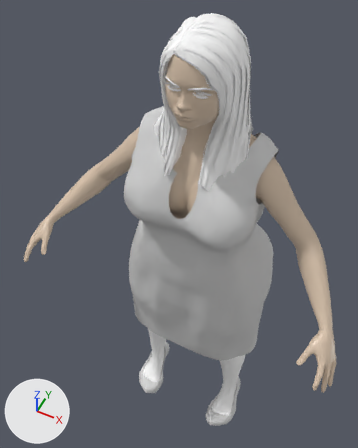
What one commit did to the FBX model Assets/Models/Humans/Nora/Nora.fbx.
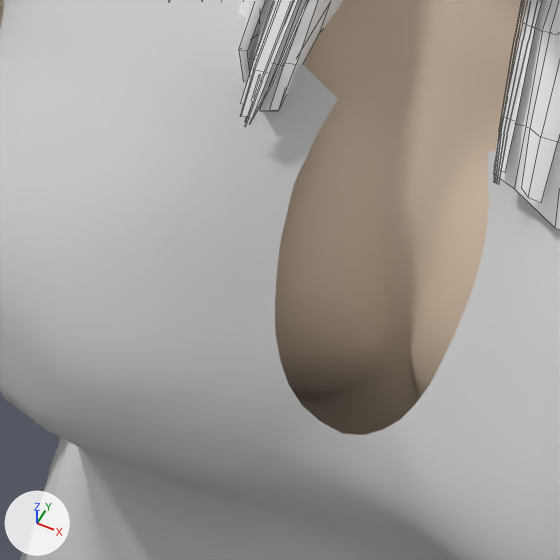
There are two pictures of each version: one whole from a 50 mm camera at (1.03, -2.34, 5.87) aimed at (-0.26, 0.25, 2.64), one close up on the part from 37% to 58% of the width and 36% to 53% of the height. Every picture has the same lights, and +X, +Y and +Z are marked at lower left. The older version's two pictures come first. The close-ups show mesh edges as thin lines.

The scene before the commit, as lines of its bpy script (objects in view):
```python
me_nora_dress_shiftmesh_007 = bpy.data.meshes.new('Nora.Dress_ShiftMesh.007')
me_nora_dress_shiftmesh_007.from_pydata(...)  # 6841 vertices, 6695 faces; spans x -0.65..0.66, y -0.37..0.6, z 1.56..3.84
me_nora_dress_shiftmesh_007.materials.append(mat_nora_dress_shift)  # light grey #d1d1d1
me_nora_female_genericmesh_001 = bpy.data.meshes.new('Nora.female_genericMesh.001')
me_nora_female_genericmesh_001.from_pydata(...)  # 13868 vertices, 13866 faces; spans x -1.33..1.33, y -0.67..0.51, z 0.04..4.57
# faces by material slot: [12636, 78, 380, 92, 80, 600]
me_nora_female_genericmesh_001.materials.append(mat_nora_body_006)  # beige #ddc7af
me_nora_female_genericmesh_001.materials.append(mat_nora_nipple_006)  # beige #ddc7af
me_nora_female_genericmesh_001.materials.append(mat_nora_lips_006)  # beige #ddc7af
me_nora_female_genericmesh_001.materials.append(mat_nora_fingernails_006)  # beige #ddc7af
me_nora_female_genericmesh_001.materials.append(mat_nora_toenails_006)  # beige #ddc7af
me_nora_female_genericmesh_001.materials.append(mat_nora_ears_006)  # beige #ddc7af
me_nora_fhair01mesh_002 = bpy.data.meshes.new('Nora.fhair01Mesh.002')
me_nora_fhair01mesh_002.from_pydata(...)  # 3062 vertices, 2114 faces; spans x -0.35..0.349, y -0.197..0.431, z 3.401..4.598
me_nora_fhair01mesh_002.materials.append(mat_nora_fhair01_001)  # white #ffffff
ob_nora_dress_shift = bpy.data.objects.new('Nora.Dress_Shift', me_nora_dress_shiftmesh_007)
ob_nora_dress_shift.location = (0.0, 0.0, 0.0)
ob_nora_female_generic = bpy.data.objects.new('Nora.female_generic', me_nora_female_genericmesh_001)
ob_nora_female_generic.location = (0.0, 0.0, 0.0)
ob_nora_fhair01_001 = bpy.data.objects.new('Nora.fhair01.001', me_nora_fhair01mesh_002)
ob_nora_fhair01_001.location = (0.0, 0.0, 0.0)
```
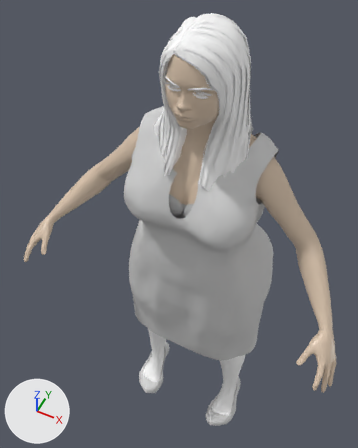
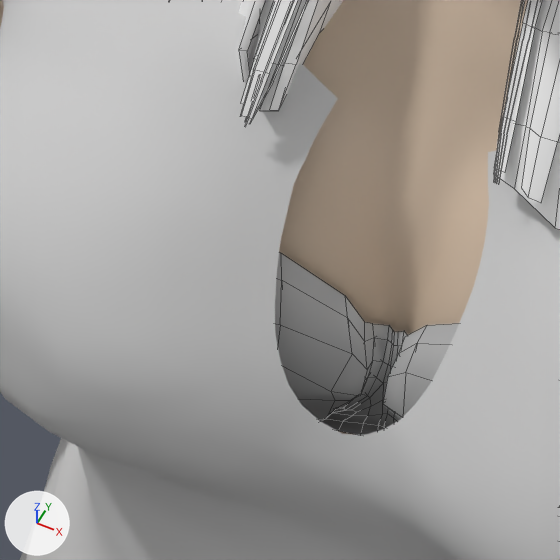
Changed parts and their boxes [x1, y1, x2, y2] in the close-ups (560 x 560 px):
'Nora.bandeau_bra', added
    after: [275, 252, 459, 435]

The change, as a diff of the scene's bpy script:
```diff
--- a/Assets/Models/Humans/Nora/Nora.fbx.py
+++ b/Assets/Models/Humans/Nora/Nora.fbx.py
@@ mat_nora_bandeau_bra @@
+mat_nora_bandeau_bra = principled_material('Nora.bandeau_bra')
+mat_nora_bandeau_bra.base_color = (0.51, 0.51, 0.51)  # grey #bdbdbd
+mat_nora_bandeau_bra.roughness = 0.7
@@ me_nora_bandeau_bramesh_003 @@
+me_nora_bandeau_bramesh_003.from_pydata(...)  # 663 vertices, 642 faces; spans x -0.395..0.395, y -0.293..0.333, z 3.205..3.529
+me_nora_bandeau_bramesh_003.materials.append(mat_nora_bandeau_bra)  # grey #bdbdbd
@@ ob_nora_bandeau_bra @@
+ob_nora_bandeau_bra = bpy.data.objects.new('Nora.bandeau_bra', me_nora_bandeau_bramesh_003)
+ob_nora_bandeau_bra.location = (0.0, 0.0, 0.0)
```
